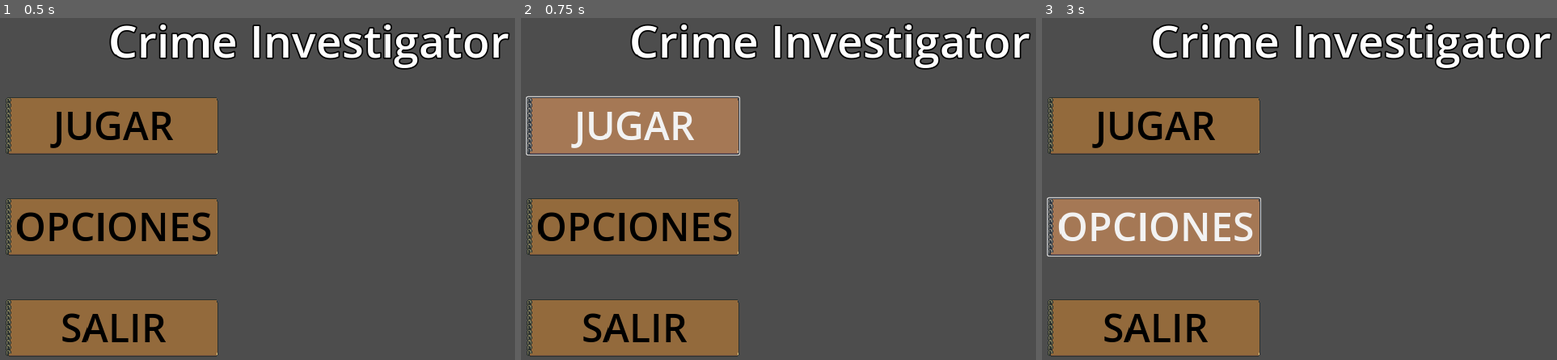
Above: before the commit, frames 1-3 (left to right).
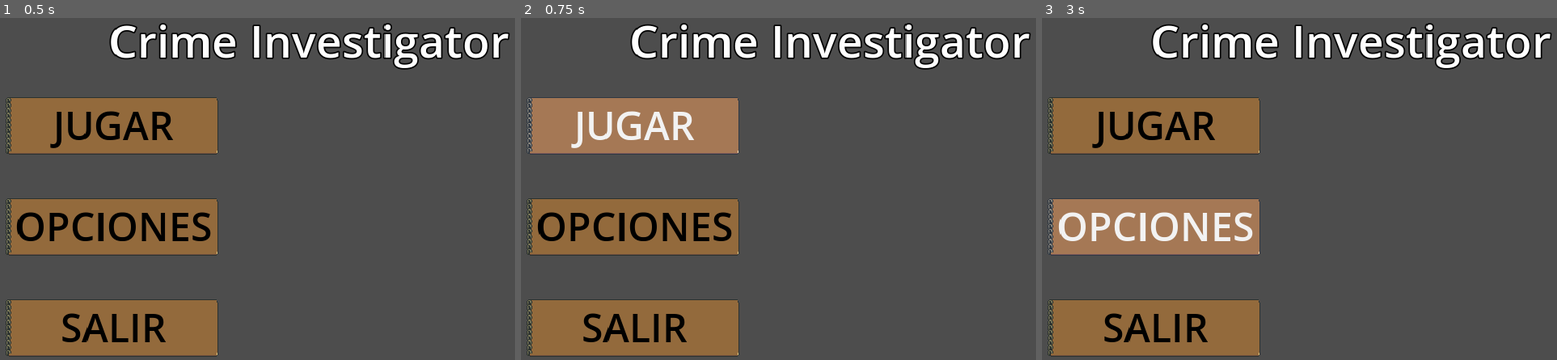
Above: after the commit, the same moments.

Repository: gus0117/ggj2025_bubble
Game: Godot game, scene res://Scenes/menu_principal.tscn
Same seed, same stepped clock (60 frames per second), same inputs: the game is played once before the commit and once after it. Video files are missing from this copy of the repository; at most half a second of black plays in their place.
Inputs:
- Up to frame 1 (0.5 s): no input
- Up to frame 2 (0.75 s): click "JUGAR" at 0.5 s
- Up to frame 3 (3 s): click "JUGAR" at 1.25 s; click "JUGAR" at 2 s; click "OPCIONES" at 2.75 s

Frame 1 is identical in both runs. In frame 2, 0.4% of the frame differs, in the area x 0-43%, y 22-41%; in frame 3, 0.4%.

Commit message:
Actualizacion boton
se cambio el focus de los botones

Diff:
--- a/Resources/Button_Theme.tres
+++ b/Resources/Button_Theme.tres
@@ -17,26 +17,7 @@
 corner_radius_bottom_left = 3
 corner_detail = 5
 
-[sub_resource type="StyleBoxFlat" id="StyleBoxFlat_vs1te"]
-content_margin_left = 4.0
-content_margin_top = 4.0
-content_margin_right = 4.0
-content_margin_bottom = 4.0
-bg_color = Color(1, 1, 1, 0.75)
-draw_center = false
-border_width_left = 2
-border_width_top = 2
-border_width_right = 2
-border_width_bottom = 2
-corner_radius_top_left = 3
-corner_radius_top_right = 3
-corner_radius_bottom_right = 3
-corner_radius_bottom_left = 3
-corner_detail = 5
-expand_margin_left = 2.0
-expand_margin_top = 2.0
-expand_margin_right = 2.0
-expand_margin_bottom = 2.0
+[sub_resource type="StyleBoxEmpty" id="StyleBoxEmpty_0f2am"]
 
 [sub_resource type="StyleBoxTexture" id="StyleBoxTexture_admsp"]
 texture = ExtResource("1_081he")
@@ -85,7 +66,7 @@
 Button/font_sizes/font_size = 70
 Button/fonts/font = SubResource("SystemFont_ujg5p")
 Button/styles/disabled = SubResource("StyleBoxFlat_c1m7i")
-Button/styles/focus = SubResource("StyleBoxFlat_vs1te")
+Button/styles/focus = SubResource("StyleBoxEmpty_0f2am")
 Button/styles/hover = SubResource("StyleBoxTexture_admsp")
 Button/styles/normal = SubResource("StyleBoxTexture_v1tnx")
 Button/styles/pressed = SubResource("StyleBoxTexture_52w4i")
